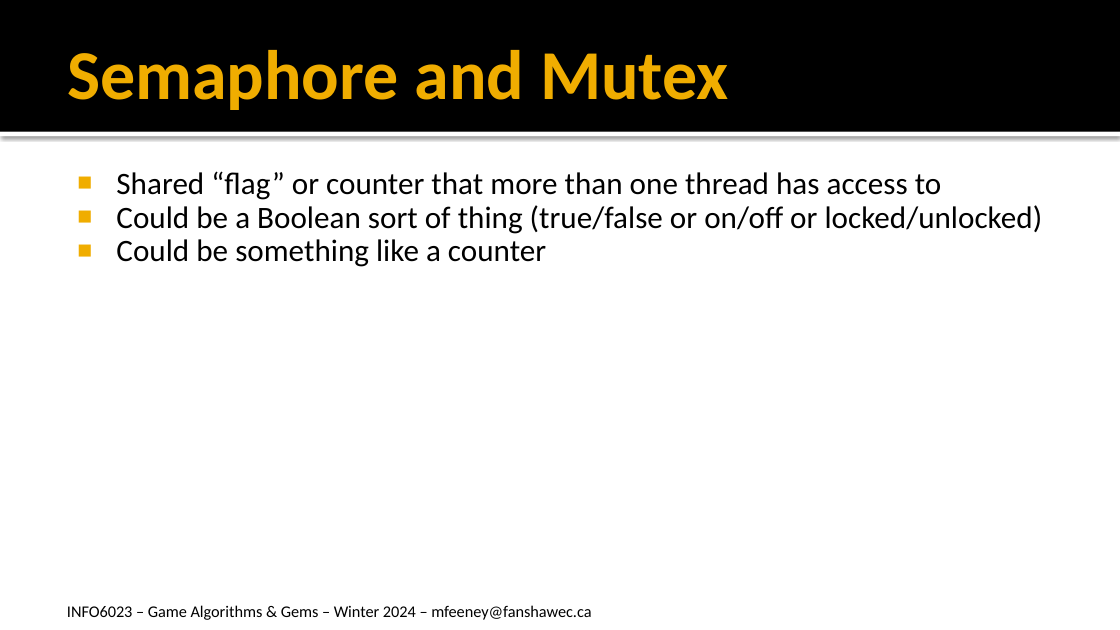
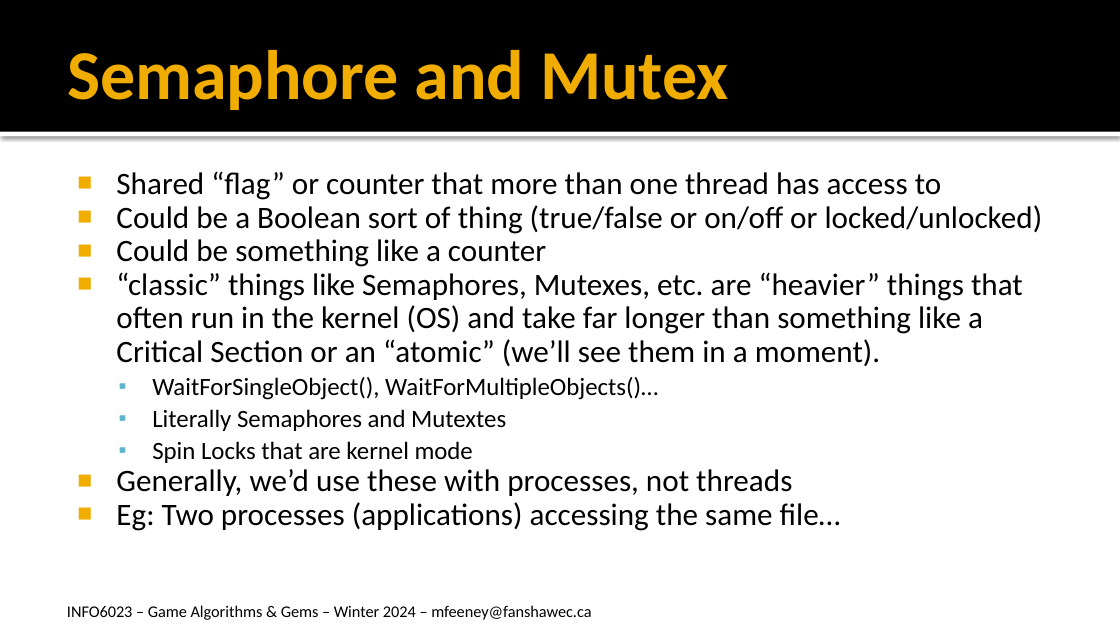
Before and after one commit to FeeneyCodes/GDP202425, a slide deck: slide 6 of 6023_Algor_Gems_(2025)/Day2Day/W04 (threading)/6023_W04_Threading_Notes.pptx (slide 2 before the commit). Drawn at 1120x630 pixels with LibreOffice and Linux fonts; fonts in the diff are those of the drawing. Boxes give left, top, right and bottom in pixels: in the first picture for what was removed or moved away, otherwise in the second. Text is boxed around its words. In the diff, an @@ line names an element or a change of style, - is before the commit and + after.

Commit message:
TryCriticalSection

```diff
--- a/6023_Algor_Gems_(2025)/Day2Day/W04 (threading)/6023_W04_Threading_Notes.pptx
+++ b/6023_Algor_Gems_(2025)/Day2Day/W04 (threading)/6023_W04_Threading_Notes.pptx
@@ text at box(116, 272, 1023, 531): paragraphs added @@
+■ “classic” things like Semaphores, Mutexes, etc. are “heavier” things that often run in the kernel (OS) and take far longer than something like a Critical Section or an “atomic” (we’ll see them in a moment).
+  ▪ WaitForSingleObject(), WaitForMultipleObjects()…
+  ▪ Literally Semaphores and Mutextes
+  ▪ Spin Locks that are kernel mode
+■ Generally, we’d use these with processes, not threads
+■ Eg: Two processes (applications) accessing the same file…
```
Also in this commit, not shown: 3 slides added, 1 other file.
